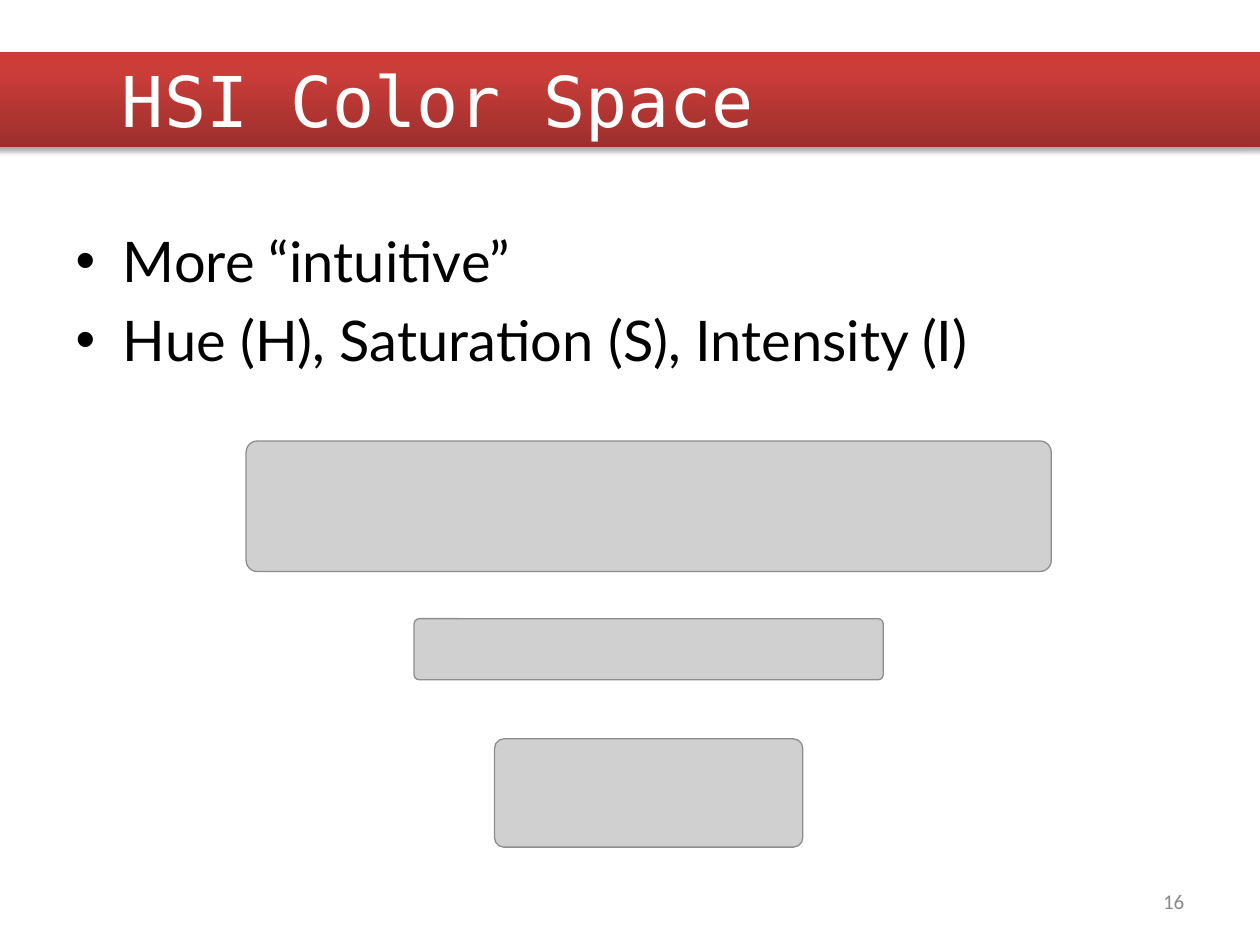
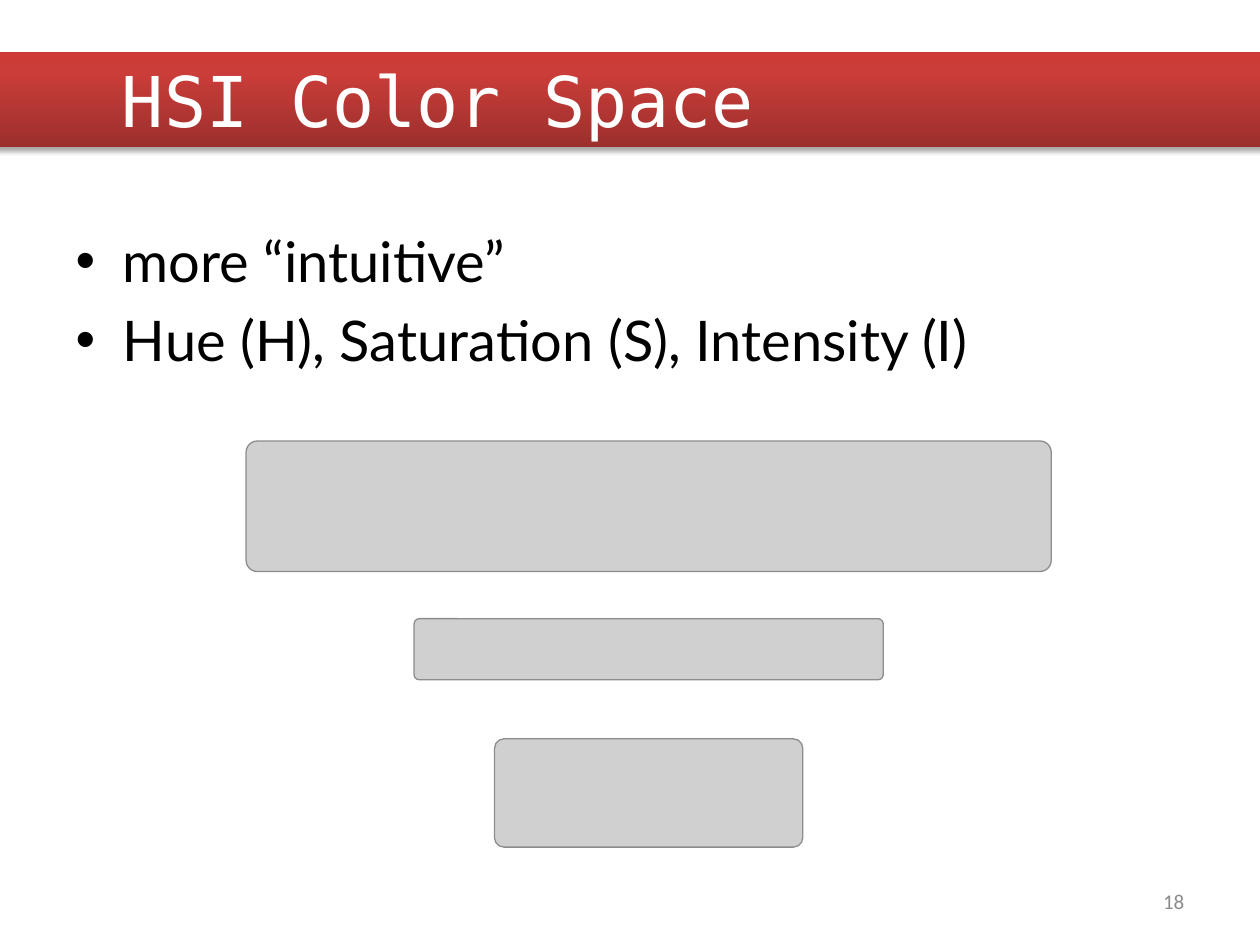
Before and after one commit to dorooobu/Tomato-Classification, a slide deck: slide 18 of Documents/First Presentation.pptx (slide 16 before the commit). Drawn at 1260x945 pixels with LibreOffice and Linux fonts; fonts in the diff are those of the drawing; grey boxes stand for pictures; background and template pictures are left out. Boxes give left, top, right and bottom in pixels: in the first picture for what was removed or moved away, otherwise in the second. Text is boxed around its words. In the diff, an @@ line names an element or a change of style, - is before the commit and + after.

```diff
--- a/Documents/First Presentation.pptx
+++ b/Documents/First Presentation.pptx
@@ text at bbox=[123, 239, 505, 283]: text changed @@
-• More “intuitive”
+• more “intuitive”
@@ page number at bbox=[1163, 895, 1184, 909]: text changed @@
-16
+18
```
Also in this commit, not shown: 17 other slides changed, 2 slides added.
